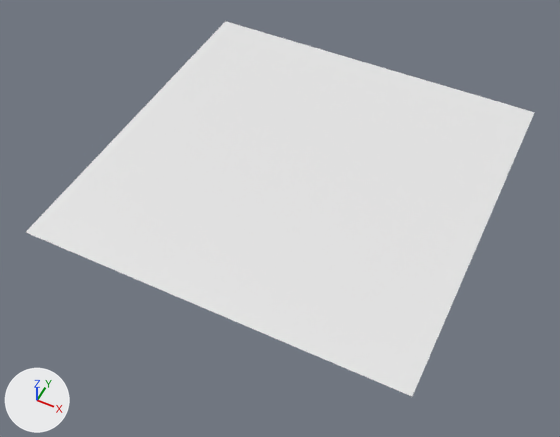
The Blender file Assets/Models/Level/rapids1.blend: old version first, new version second.
One viewpoint serves both versions: a camera (50 mm lens) standing at (3.06, -6.66, 7.19) and looking at (0.03, -0.6, -0.39). The lights are fixed; the arrows at lower left show +X, +Y and +Z.
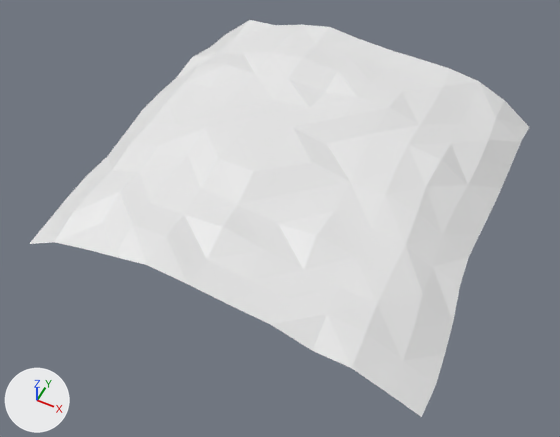
Location of each change, [x1, y1, x2, y2] in pixels of the pictures (560 x 437 px):
'Plane', reshaped
    before: [26, 21, 535, 396]
    after: [30, 20, 529, 417]

The edits, one by one:
me_plane is used by ob_plane; location (0.0, 0.0, 0.0).
me_plane had 4 vertices, 1 face and spanned x -2.5..2.5, y -2.5..2.5, z 0.0.
me_plane now has 144 vertices, 242 faces and spans x -2.59..2.66, y -2.53..2.51, z -0.34..0.49.
me_plane part 1: the whole mesh is rebuilt.
